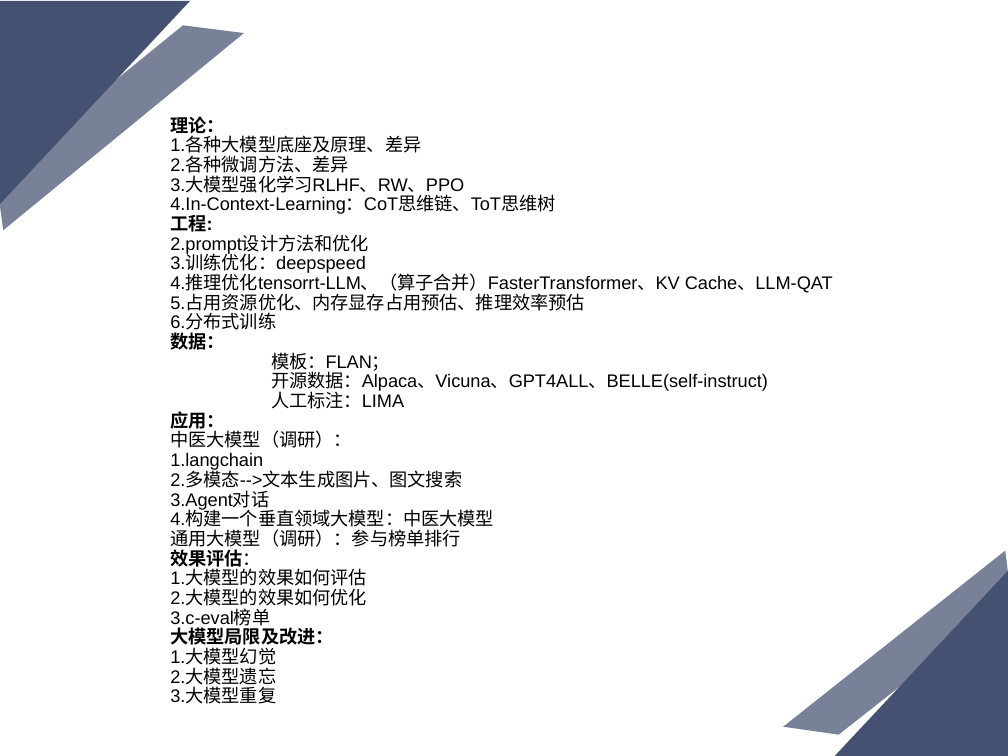
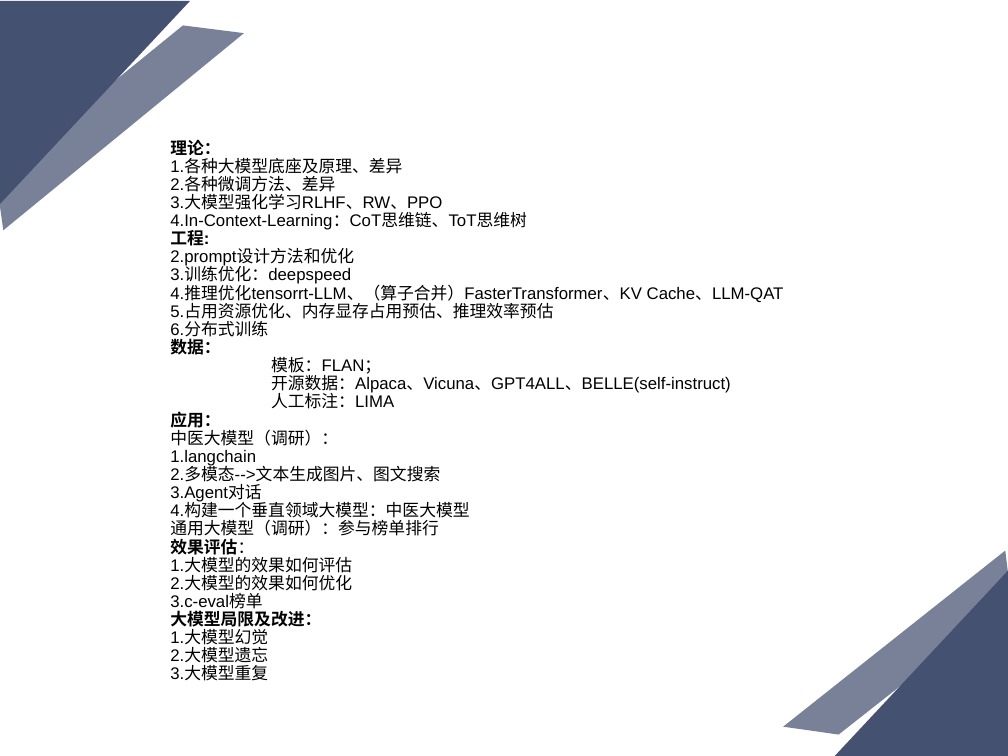
Before and after one commit to KATEhuang920909/awesome_llm, a slide deck: slide 2 of 大模型框架概览.ppt. Drawn at 1008x756 pixels with LibreOffice and Linux fonts; fonts in the diff are those of the drawing. Boxes give left, top, right and bottom in pixels: in the first picture for what was removed or moved away, otherwise in the second. Text is boxed around its words. In the diff, an @@ line names an element or a change of style, - is before the commit and + after.

```diff
--- a/大模型框架概览.ppt
+++ b/大模型框架概览.ppt
@@ title "理论： 1.各种大模型底座及原理、差异 2.各种微调方法、差异 3.大模型强化学习RLHF、RW、PPO 4.In-Co ..." at [170,139,784,681]: size 13 to 12 pt @@
```
Also in this commit, not shown: 2 other slides changed.
